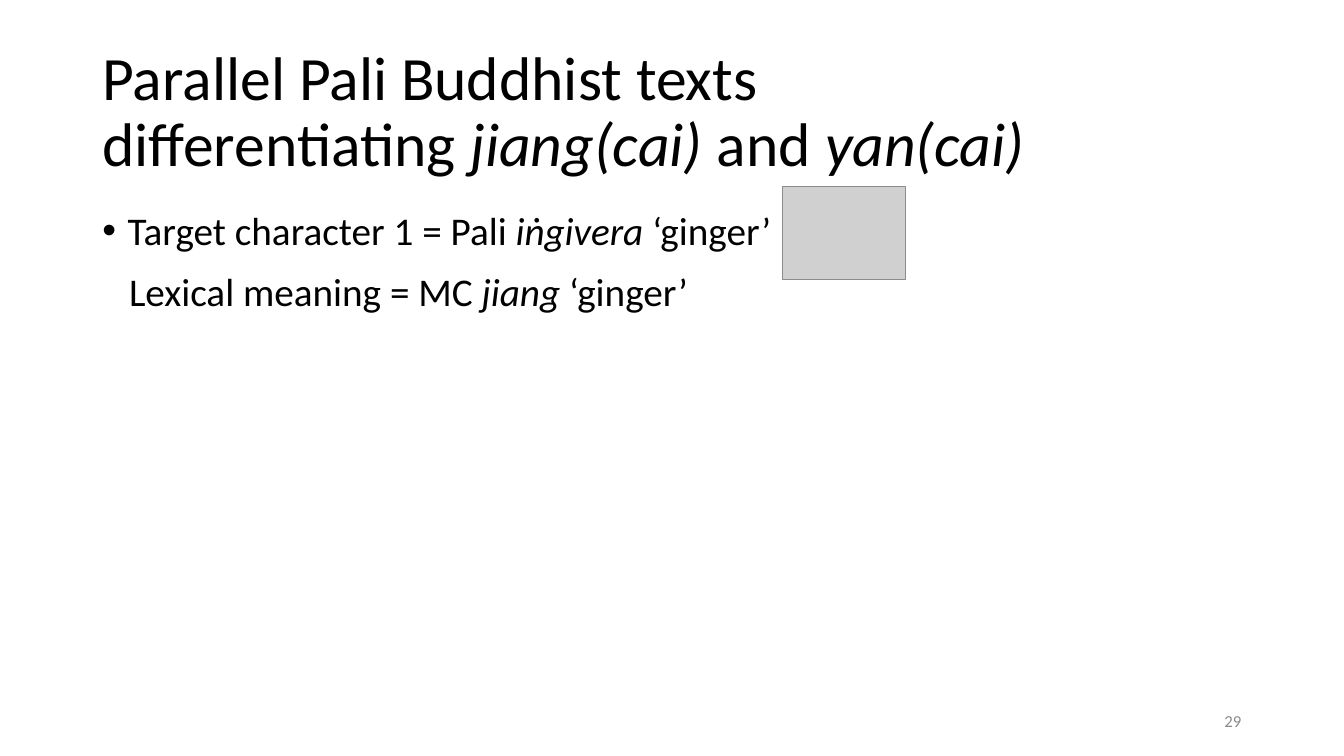
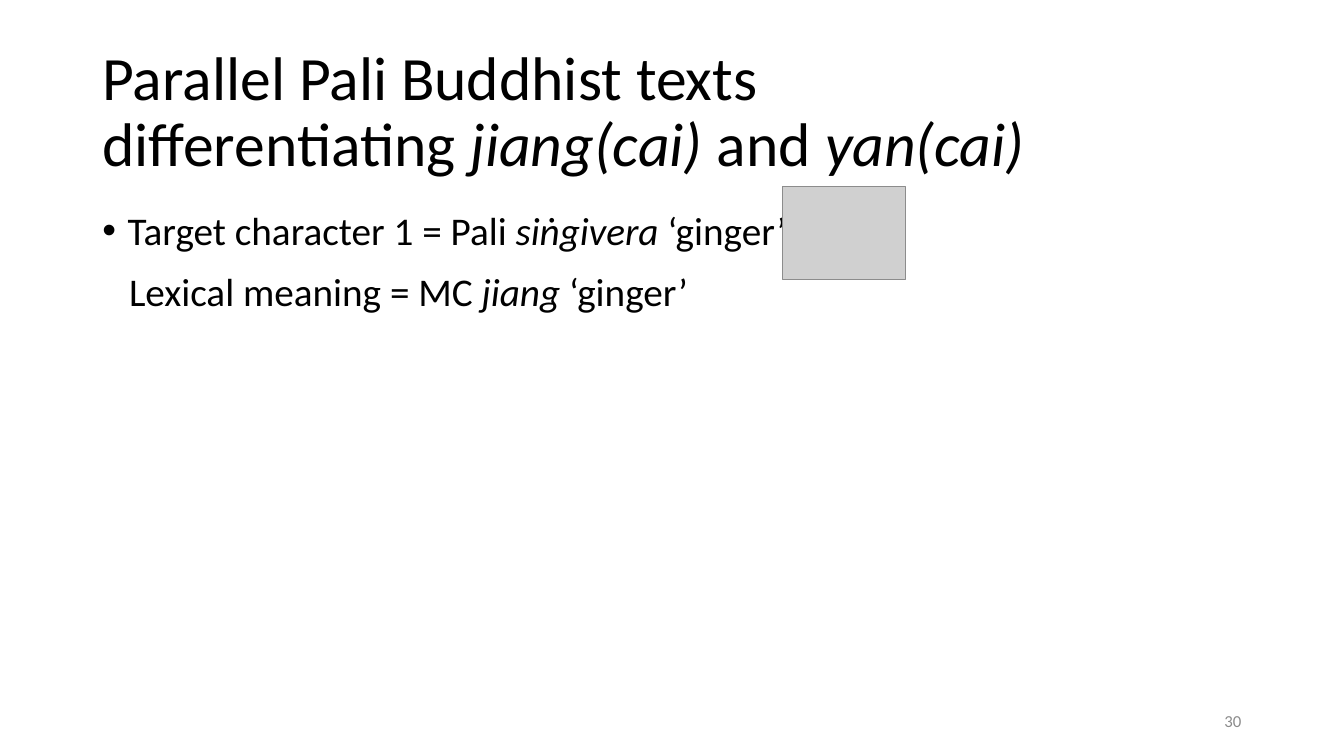
Before and after one commit to Yeheyinyan/AOS234_Talk_YaoZhang, a slide deck: slide 30 of AOS2024_YaoZhang.pptx (slide 29 before the commit). Drawn at 1344x756 pixels with LibreOffice and Linux fonts; fonts in the diff are those of the drawing; grey boxes stand for pictures. Boxes give left, top, right and bottom in pixels: in the first picture for what was removed or moved away, otherwise in the second. Text is boxed around its words. In the diff, an @@ line names an element or a change of style, - is before the commit and + after.

```diff
--- a/AOS2024_YaoZhang.pptx
+++ b/AOS2024_YaoZhang.pptx
@@ text at [128,212,787,255]: text changed @@
-• Target character 1 = Pali iṅgivera ‘ginger’
+• Target character 1 = Pali siṅgivera ‘ginger’
@@ page number at [1224,716,1241,727]: text changed @@
-29
+30
```
Also in this commit, not shown: 7 other slides changed, 1 slide added, 1 other file.
